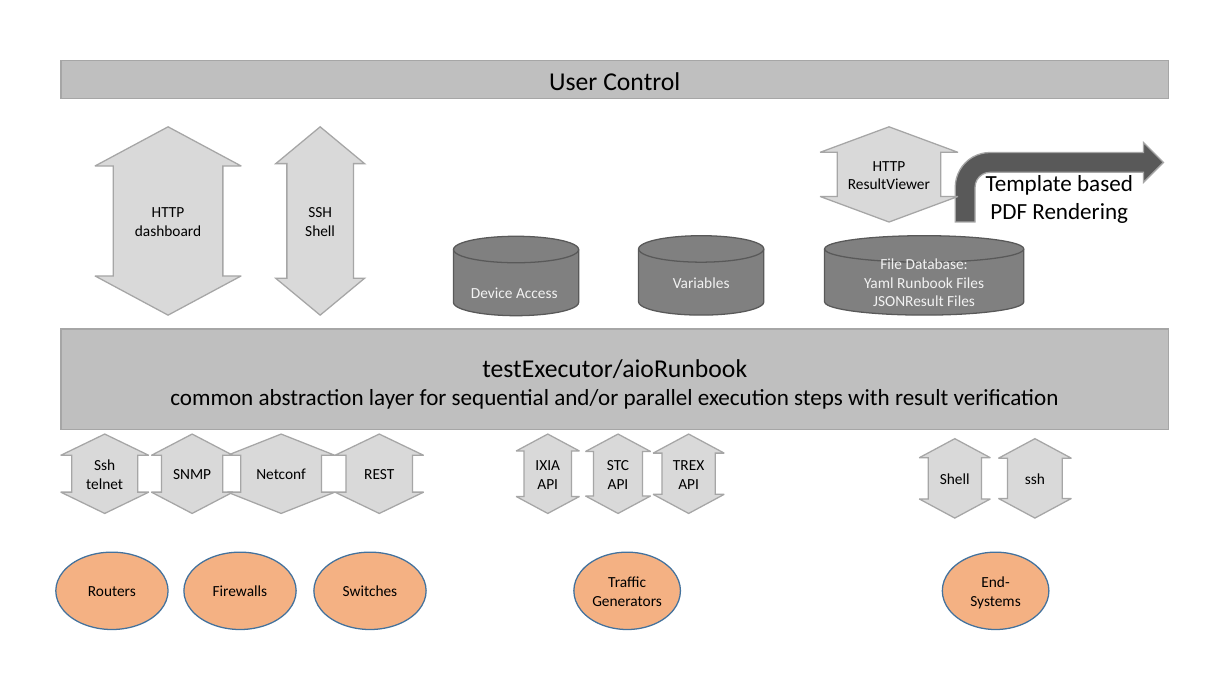
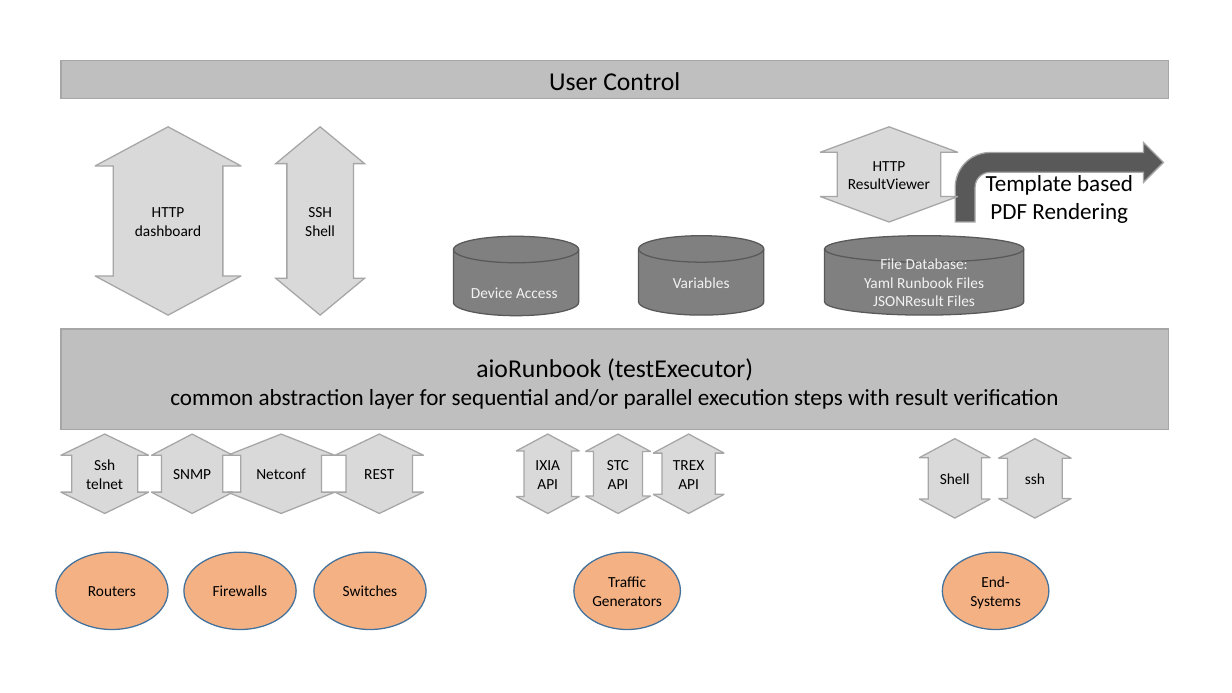
Before and after one commit to slieberth/aioRunbook, a slide deck: slide 1 of docs/images/aioRunbookImages.pptx (slide 2 before the commit). Drawn at 1232x693 pixels with LibreOffice and Linux fonts; fonts in the diff are those of the drawing. Boxes give left, top, right and bottom in pixels: in the first picture for what was removed or moved away, otherwise in the second. Text is boxed around its words. In the diff, an @@ line names an element or a change of style, - is before the commit and + after.

```diff
--- a/docs/images/aioRunbookImages.pptx
+++ b/docs/images/aioRunbookImages.pptx
@@ text in rectangle at bbox=[170, 358, 1059, 409]: text changed @@
-testExecutor/aioRunbook
-common abstraction layer for sequential and/or parallel execution steps with result verification
+aioRunbook (testExecutor)
+common abstraction layer for sequential and/or parallel execution steps with result verification
```
Also in this commit, not shown: 2 other slides changed, 44 slides removed, 2 other files.
